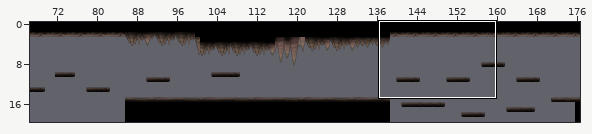
One commit to this Tiled map: assets/Maps/mapPablo3.tmx. The picture above shows the old version from afar; the outline marks the close-up.
Close-up. First the earlier version:
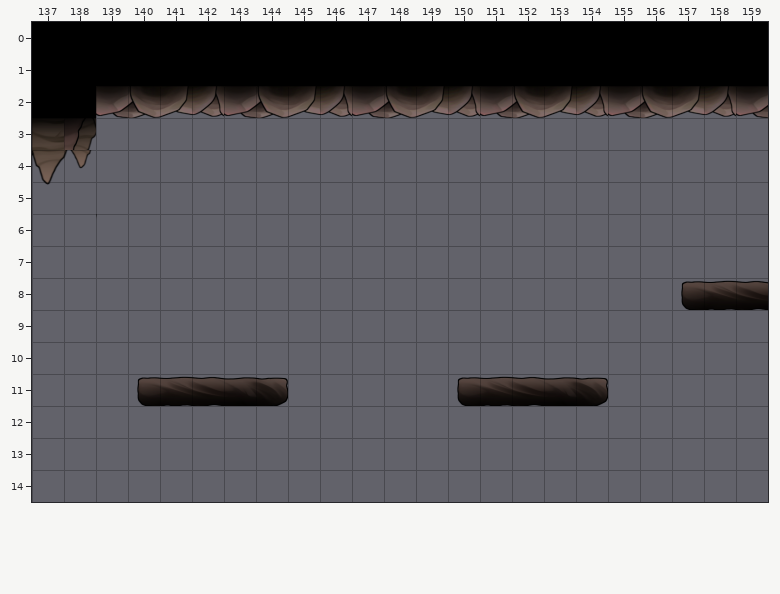
Cells are 64x64 px. Shown: x 137..159, y 0..14. The commit also changed other parts of the map, which this record leaves out.
New version:
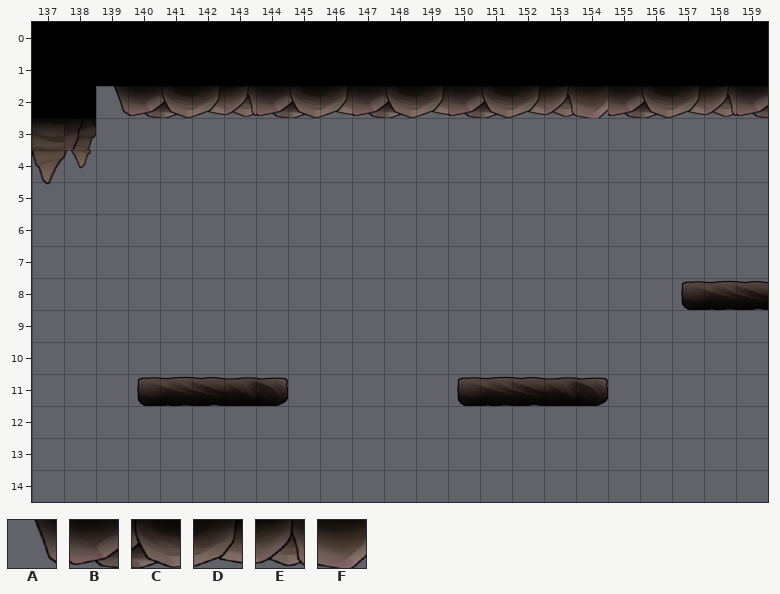
Key: from "Cave_Floor": A 793, B 794, C 795, D 796, E 797, F 798.
_ is an empty cell.
Edits made:
Layer "Struttura":
The author changed tile B to tile A in row 2 at x 139.
The author changed tile C to tile B in row 2 at x 140 and 144.
The author changed tile E to tile B in row 2 at x 150.
The author changed tile B to tile C in row 2 at x 151.
The author changed tile D to tile C in row 2 at x 141 and 145.
The author changed tile C to tile D in row 2 at x 152.
The author changed tile E to tile D in row 2 at x 142 and 146.
The author changed tile B to tile E in row 2 at x 143.
The author changed tile D to tile E in row 2 at x 153.
The author changed tile E to tile F in row 2 at x 154.
Where, in picture pixels (left, top, right, bottom), the same in both close-ups:
changed: (96, 86, 352, 118)
changed: (448, 86, 608, 118)
